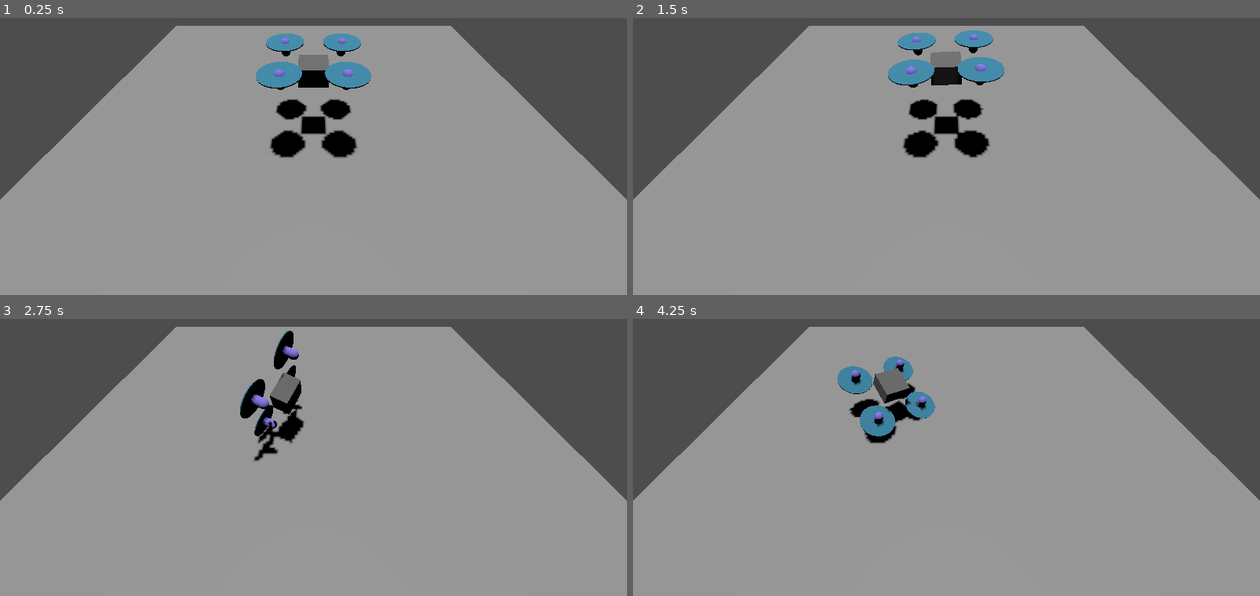
Above: before the commit, frames 1-4 (two rows, left to right).
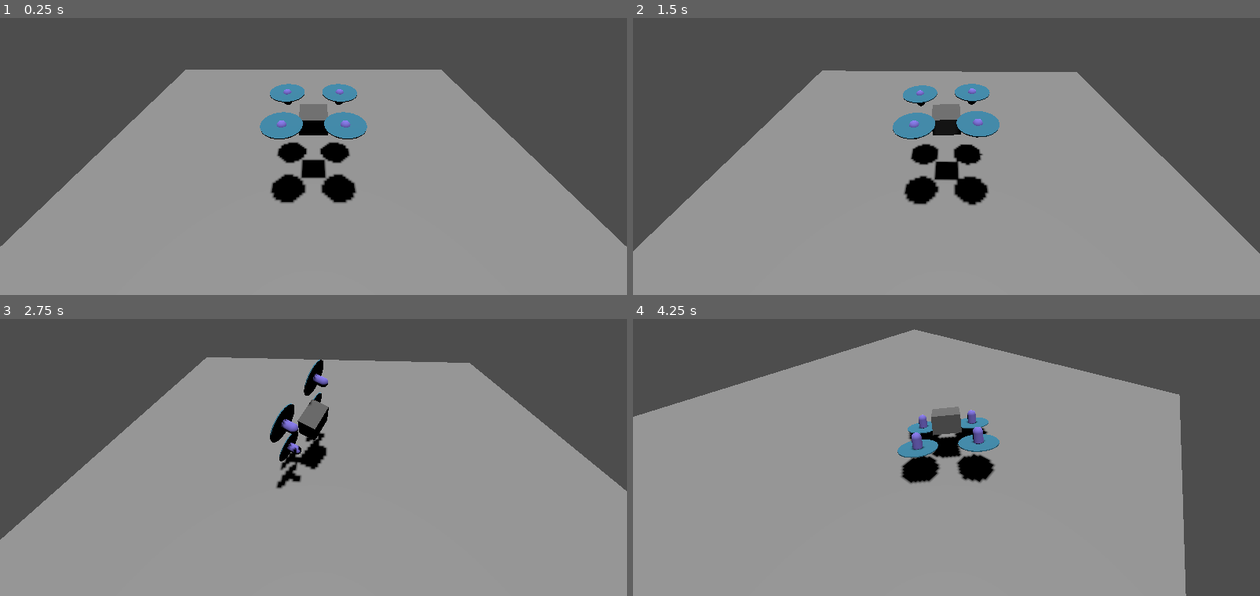
Above: after the commit, the same moments.

Repository: niqzart/godot-tiltrotor
Game: Godot game, scene res://scenes/main/main.tscn
Two runs of this game, one before a commit and one after it. Both use one fixed random seed, a clock stepped at 60 frames per second and the inputs below.
Inputs:
- Up to frame 1 (0.25 s): no input
- Up to frame 2 (1.5 s): tap Enter at 0.5 s; hold Keypad 5 (right_rotor_collective_down) 0.53-1.28 s; tap Space (enable_pid) at 0.6 s; hold A (left_rotor_collective_backwards) from 1.28 s (still down); tap Keypad 4 (quadcopter_back_left_decrease_power) at 1.35 s
- Up to frame 3 (2.75 s): release A (left_rotor_collective_backwards) at 2.03 s; hold Keypad 5 (right_rotor_collective_down) from 2.03 s (still down); tap Keypad 7 (quadcopter_back_left_increase_power) at 2.1 s
- Up to frame 4 (4.25 s): release Keypad 5 (right_rotor_collective_down) at 2.78 s; hold D (left_rotor_collective_forwards) 2.78-3.53 s; tap Keypad 6 (quadcopter_back_right_decrease_power) at 2.85 s; hold A (left_rotor_collective_backwards) from 3.53 s (still down); tap Keypad 9 (quadcopter_back_right_increase_power) at 3.6 s

The runs differ from the first frame. In frame 1, 22% of the frame differs, in the area x 0-100%, y 2-83%; in frame 2, 23%, in the area x 0-100%, y 2-86%; in frame 3, 15%; in frame 4, 19%.

Commit message:
feat: basic camera attachment logic & some updates for testing

Diff:
--- a/project.godot
+++ b/project.godot
@@ -91,6 +91,7 @@
 "deadzone": 0.2,
 "events": [Object(InputEventKey,"resource_local_to_scene":false,"resource_name":"","device":-1,"window_id":0,"alt_press …(192 unchanged characters)…
 , Object(InputEventKey,"resource_local_to_scene":false,"resource_name":"","device":-1,"window_id":0,"alt_pressed":false …(182 unchanged characters)…
+, Object(InputEventKey,"resource_local_to_scene":false,"resource_name":"","device":-1,"window_id":0,"alt_pressed":false,"shift_pressed":false,"ctrl_pressed":false,"meta_pressed":false,"pressed":false,"keycode":0,"physical_keycode":84,"key_label":0,"unicode":116,"location":0,"echo":false,"script":null)
 ]
 }
 quadcopter_front_left_decrease_power={
@@ -103,6 +104,7 @@
 "deadzone": 0.2,
 "events": [Object(InputEventKey,"resource_local_to_scene":false,"resource_name":"","device":-1,"window_id":0,"alt_press …(192 unchanged characters)…
 , Object(InputEventKey,"resource_local_to_scene":false,"resource_name":"","device":-1,"window_id":0,"alt_pressed":false …(182 unchanged characters)…
+, Object(InputEventKey,"resource_local_to_scene":false,"resource_name":"","device":-1,"window_id":0,"alt_pressed":false,"shift_pressed":false,"ctrl_pressed":false,"meta_pressed":false,"pressed":false,"keycode":0,"physical_keycode":84,"key_label":0,"unicode":116,"location":0,"echo":false,"script":null)
 ]
 }
 quadcopter_front_right_decrease_power={
--- a/scenes/aircraft/quadcopter/quadcopter.tscn
+++ b/scenes/aircraft/quadcopter/quadcopter.tscn
@@ -15,7 +15,7 @@
 
 [node name="Quadcopter" type="RigidBody3D"]
 center_of_mass_mode = 1
-linear_damp = 1.0
+linear_damp = 0.5
 angular_damp = 2.0
 script = ExtResource("1_ee8f0")
 
--- /dev/null
+++ b/scenes/main/main.gd
@@ -0,0 +1,26 @@
+extends Node
+
+# A 3rd person camera with fixed roll and pitch
+#
+# This flips the camera when the drone flips
+# it is kinda intended, the -Z axis is always "forward", but it does look kinda weird
+#
+# I also haven't tested this well on combined rotation (roll + pitch),
+# although it does seem fine flying around and it is intuitive to control
+#
+# Maybe the problem is the absence of a good environment,
+# maybe roll and pitch locking won't be needed then
+#
+# A collision detection system is worth adding:
+# https://docs.godotengine.org/en/latest/tutorials/3d/spring_arm.html
+#
+# Also a first-person camera is possible, but it is quite nauseating,
+# at least with the current settings and without an environment
+
+
+func _process(_delta: float) -> void:
+    $CameraPivot.position = (
+        $Quadcopter.position
+        + Vector3(0, 15, 20).rotated(Vector3.UP, $Quadcopter.rotation.y)
+    )
+    $CameraPivot.look_at($Quadcopter.position)
--- a/scenes/main/main.tscn
+++ b/scenes/main/main.tscn
@@ -1,9 +1,11 @@
-[gd_scene load_steps=3 format=3 uid="uid://cvnj0bdol3rlc"]
+[gd_scene load_steps=4 format=3 uid="uid://cvnj0bdol3rlc"]
 
 [ext_resource type="PackedScene" uid="uid://bv6x4r0uycd41" path="res://scenes/floor/floor.tscn" id="1_hyk8p"]
+[ext_resource type="Script" uid="uid://lw4pqhnmvyc3" path="res://scenes/main/main.gd" id="1_k2fmo"]
 [ext_resource type="PackedScene" uid="uid://sb2l46r6bdwo" path="res://scenes/aircraft/quadcopter/quadcopter.tscn" id="3_k2fmo"]
 
 [node name="Main" type="Node"]
+script = ExtResource("1_k2fmo")
 
 [node name="Floor" parent="." instance=ExtResource("1_hyk8p")]
 transform = Transform3D(1, 0, 0, 0, 1, 0, 0, 0, 1, 0, -2, 0)
Not shown, added: scenes/main/main.gd.uid
